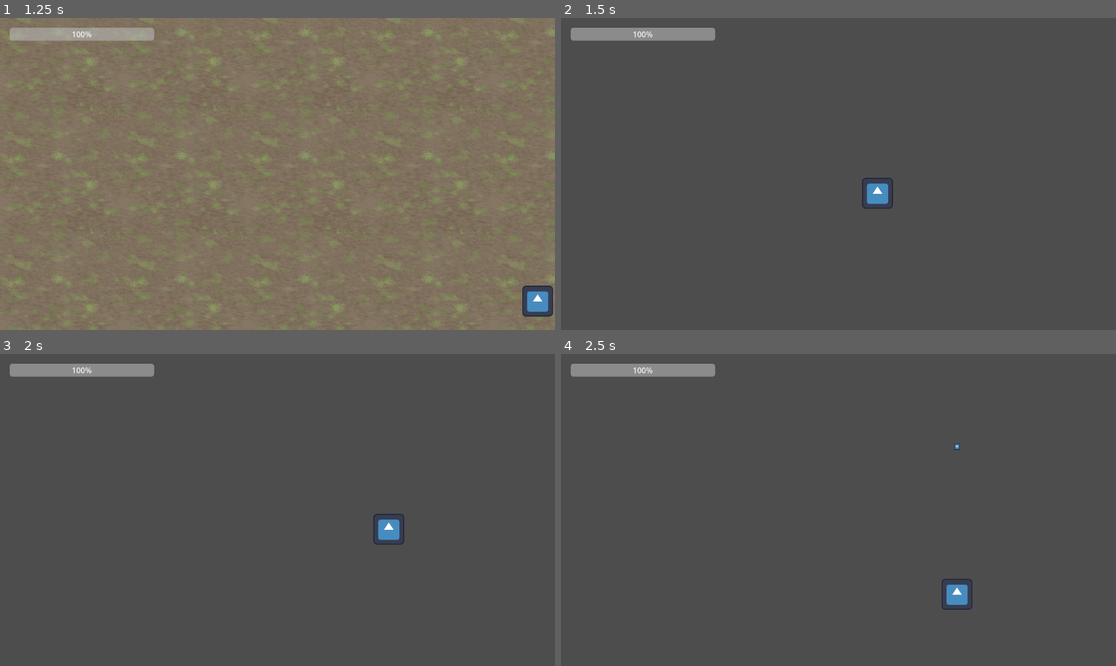
Above: before the commit, frames 1-4 (two rows, left to right).
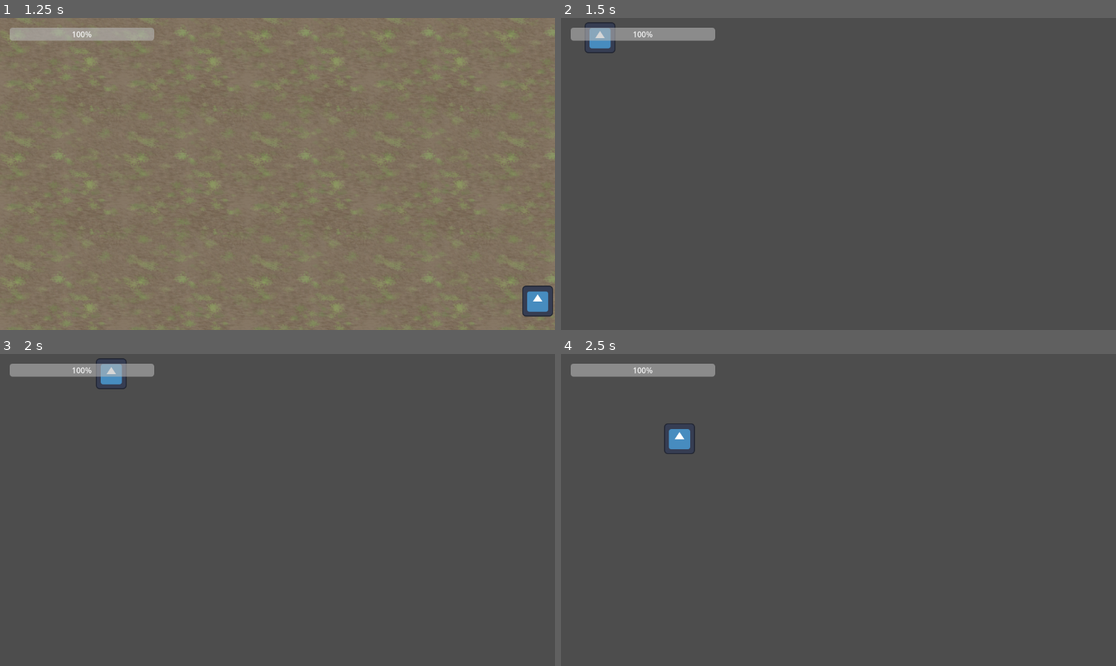
Above: after the commit, the same moments.

Repository: KeyraWebb/zomburger
Game: Godot game, scene res://Scenes/Menus/MainMenu.tscn
The game is run twice, just before and just after one commit, with the same random seed, the same clock (stepped at 60 frames per second) and the same inputs. The engine's default icon, where the game draws it, is replaced by a stand-in: a white triangle on a blue panel in a dark square.
Inputs:
- Up to frame 1 (1.25 s): click "Play" at 0.5 s
- Up to frame 2 (1.5 s): tap Enter at 1.25 s; hold D (Right) from 1.28 s (still down); hold E (Interact) from 1.28 s (still down)
- Up to frame 3 (2 s): keep holding D (Right); keep holding E (Interact)
- Up to frame 4 (2.5 s): release D (Right) at 2.03 s; release E (Interact) at 2.03 s; hold S (Down) from 2.03 s (still down); tap Space (Shoot) at 2.1 s

Frame 1 is identical in both runs. In frame 2, 0.6% of the frame differs, in the area x 4-60%, y 1-62%; in frame 3, 0.6%; in frame 4, 0.7%, in the area x 18-75%, y 22-82%.

Commit message:
fix(MainGame): fix diner position

Diff:
--- a/Scenes/MainGame.tscn
+++ b/Scenes/MainGame.tscn
@@ -34,4 +34,4 @@
 [node name="Bullet house" type="Node2D" parent="." unique_id=1852870464]
 
 [node name="diner" parent="." unique_id=2018764177 instance=ExtResource("6_d4f28")]
-position = Vector2(2876, 323)
+position = Vector2(2300, 0)
